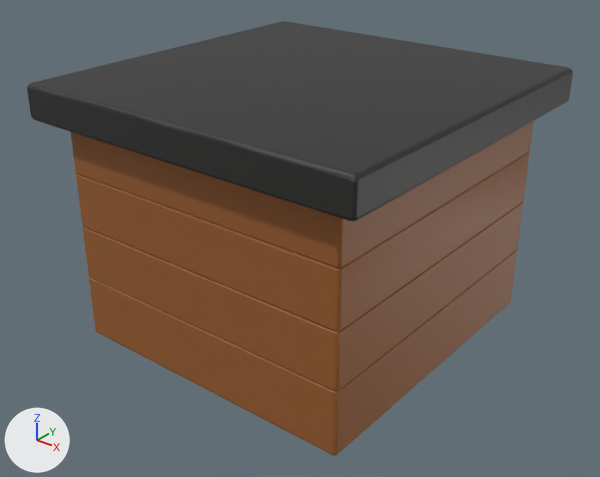
Two versions of the Blender file ArtSource/Phase4/Blender/SM_Furniture_CounterModule_01.blend, one commit apart.
One viewpoint serves both versions: a 50 mm lens placed at (1.294, -1.654, 1.273), pointed at (0.008, -0.046, 0.276). Every picture has the same lights, and +X, +Y and +Z are marked at lower left. The picture after the commit comes second.

Before the edit, the objects in view are built like this:
```python
me_sm_furniture_countermodule_01 = bpy.data.meshes.new('SM_Furniture_CounterModule_01')
me_sm_furniture_countermodule_01.from_pydata(...)  # 4721 vertices, 4790 faces; spans x -0.5..0.5, y -0.5..0.5, z 0.0..0.72
me_sm_furniture_countermodule_01.materials.append(mat_tripo_node_73d458da_776c_49eb_956c_210b1525e2e7_material)  # picture img_wooden_dresser_3d_model_basecolor_jpg
ob_sm_furniture_countermodule_01 = bpy.data.objects.new('SM_Furniture_CounterModule_01', me_sm_furniture_countermodule_01)
ob_sm_furniture_countermodule_01.location = (0.0, 0.0, 0.0)
```
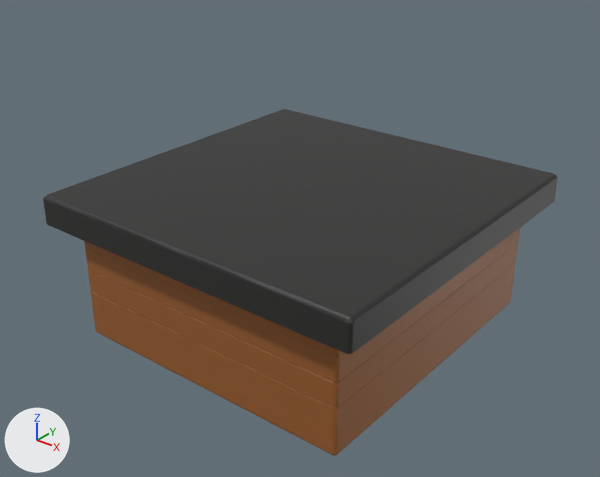
Pixel boxes (x1, y1, x2, y2) of what changed, in the pictures (600 x 477 px; the box of a moved part takes in the faces that stretch with it):
'SM_Furniture_CounterModule_01', reshaped (20% shorter): before (27, 21, 573, 456); after (43, 109, 558, 456)
part 1 of me_sm_furniture_countermodule_01, moved or reshaped: before (89, 277, 336, 455); after (91, 291, 335, 455)
part 2 of me_sm_furniture_countermodule_01, moved or reshaped (not visible afterwards): before (337, 251, 515, 392)
part 3 of me_sm_furniture_countermodule_01, moved or reshaped: before (338, 250, 517, 392); after (338, 265, 513, 408)
part 4 of me_sm_furniture_countermodule_01, moved or reshaped: before (27, 21, 573, 396); after (43, 109, 558, 396)

The edits, one by one:
me_sm_furniture_countermodule_01 is used by ob_sm_furniture_countermodule_01; location (0.0, 0.0, 0.0).
me_sm_furniture_countermodule_01 had 4721 vertices, 4790 faces and spanned x -0.5..0.5, y -0.5..0.5, z 0.0..0.72.
me_sm_furniture_countermodule_01 now has 4721 vertices, 4790 faces and spans x -0.5..0.5, y -0.5..0.5, z 0.0..0.42.
me_sm_furniture_countermodule_01 part 1: the loose piece of 72 vertices spanning x -0.424..0.424, y -0.443..-0.435, z 0.002..0.18 is scaled about its middle by (1, 1, 0.752), then moved by (0.0, 0.0, -0.021).
me_sm_furniture_countermodule_01 part 2: the loose piece of 25 vertices spanning x -0.418..0.426, y -0.437..0.453, z 0.178..0.18 is moved by (0.0, 0.0, -0.044).
me_sm_furniture_countermodule_01 part 3: the loose piece of 9 vertices spanning x 0.426..0.428, y -0.437..0.447, z 0.178 is moved by (0.0, 0.0, -0.043).
me_sm_furniture_countermodule_01 part 4: 3991 of 4721 vertices moved; they spanned x -0.5..0.5, y -0.5..0.5, z 0.174..0.72 and now span x -0.5..0.5, y -0.5..0.5, z 0.133..0.42; mean shift (0.0, 0.0, -0.224); largest move (-0.414, 0.447, 0.64) -> (-0.414, 0.447, 0.34).
Other edits to the shape of me_sm_furniture_countermodule_01 do not show in these pictures.
